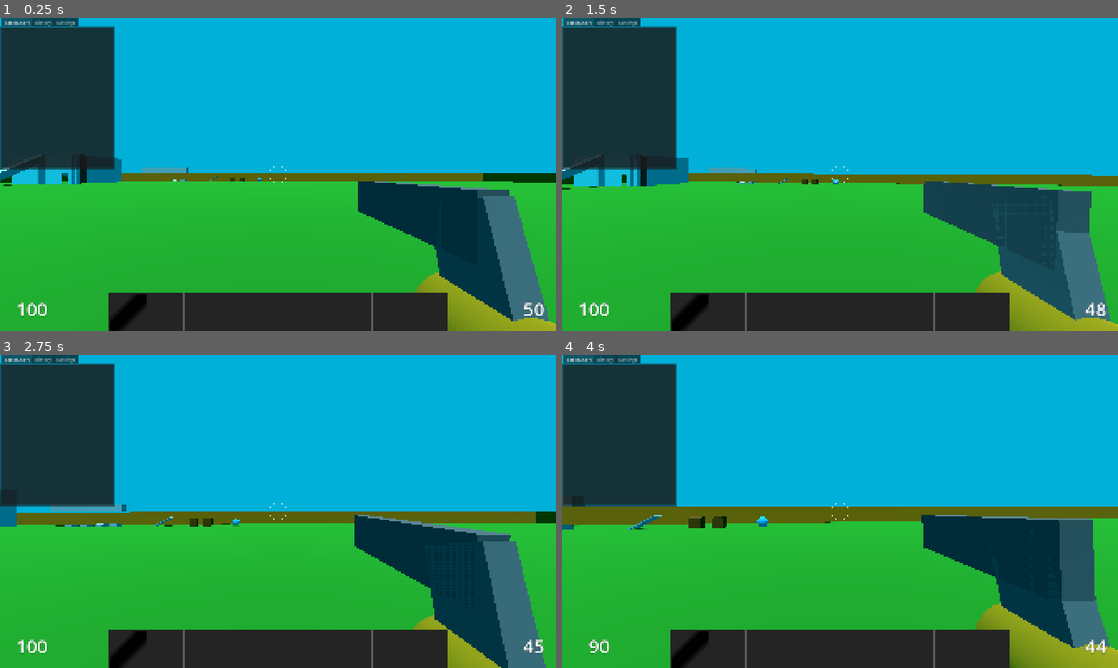
Above: before the commit, frames 1-4 (two rows, left to right).
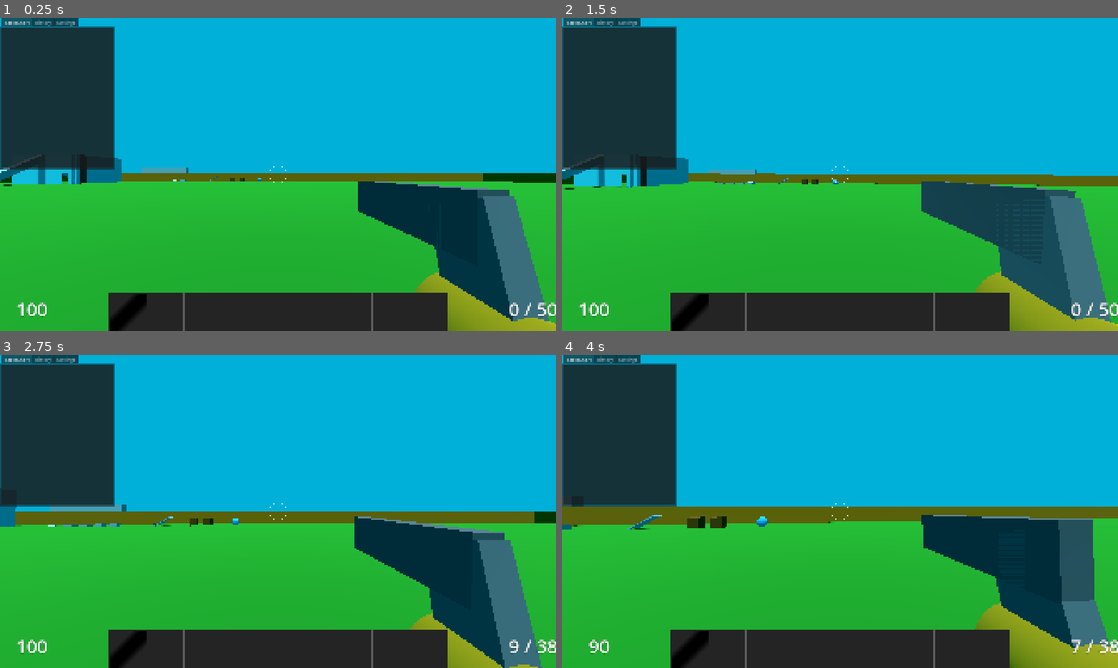
Above: after the commit, the same moments.

Repository: janisl/rpg-core
Game: Godot game, scene res://systems/main_scene.tscn
Two runs of this game, one before a commit and one after it. Both use one fixed random seed, a clock stepped at 60 frames per second and the inputs below.
Inputs (mouse positions are in pixels of both pictures, inside the frame that each line leads up to):
- Up to frame 1 (0.25 s): no input
- Up to frame 2 (1.5 s): move the mouse to (867, 174) at 0.52 s; press the mouse at (867, 174) at 0.53 s; hold W (forward) from 0.53 s (still down); tap Space (jump) at 0.77 s; move the mouse to (812, 174) at 1.27 s; release the mouse at (812, 174) at 1.28 s; tap Shift (crouch) at 1.35 s
- Up to frame 3 (2.75 s): keep holding W (forward); tap Space (jump) at 1.52 s; click (250, 511) at 1.55 s; move the mouse to (289, 505) at 2.02 s; press the mouse at (289, 505) at 2.03 s
- Up to frame 4 (4 s): keep holding W (forward); move the mouse to (834, 517) at 2.77 s; release the mouse at (834, 517) at 2.78 s; tap Ctrl (sprint) at 2.85 s; tap Space (jump) at 3.02, 3.77 s; click (834, 517) at 3.05 s; move the mouse to (878, 514) at 3.52 s; hold Z (test) from 3.53 s (still down); click (878, 514) at 3.8 s

The runs differ from the first frame. In frame 1, 0.2% of the frame differs, in the area x 91-100%, y 90-96%; in frame 2, 1.4%; in frame 3, 1.4%, in the area x 0-100%, y 42-100%; in frame 4, 0.3%.

Commit message:
Change weapons to use magazines, add reload state.

Diff:
--- a/actors/player/components/weapon_controller.gd
+++ b/actors/player/components/weapon_controller.gd
@@ -96,7 +96,8 @@
 		current_weapon.update(
 				camera.global_position,
 				-camera.global_transform.basis.z,
-				Input.is_action_pressed("primary_fire"))
+				Input.is_action_pressed("primary_fire"),
+				Input.is_action_just_pressed("reload"))
 
 
 func switch_weapon(item_stack: ItemStack) -> void:
--- a/items/weapons/weapon.gd
+++ b/items/weapons/weapon.gd
@@ -3,11 +3,15 @@
 
 signal weapon_idle
 signal weapon_fired
+signal weapon_reload_started
 signal bullet_fired(target_position: Vector3)
+
+const MAGAZINE_KEY := "magazine_ammo"
 
 var _weapon_data: WeaponData
 
 var _fire_rate_timer := 0.0
+var _reload_timer := 0.0
 
 @onready var state_chart: StateChart = $StateChart
 
@@ -18,11 +22,29 @@
 	_weapon_data = _item_stack.item as WeaponData
 
 
+func _get_magazine_ammo() -> int:
+	return _item_stack.metadata.get(MAGAZINE_KEY, 0)
+
+
+func _set_magazine_ammo(value: int) -> void:
+	_item_stack.metadata[MAGAZINE_KEY] = value
+	if _owner_inventory:
+		_owner_inventory.changed.emit()
+
+
+func _get_reserve_ammo() -> int:
+	if not _owner_inventory:
+		return _weapon_data.magazine_size
+
+	return _owner_inventory.get_available_amount(_weapon_data.ammo_type)
+
+
 func _has_ammo() -> bool:
-	if not _owner_inventory:
-		return true
+	return _get_magazine_ammo() > 0
 
-	return _owner_inventory.get_available_amount(_weapon_data.ammo_type) > 0
+
+func _can_reload() -> bool:
+	return _get_magazine_ammo() < _weapon_data.magazine_size and _get_reserve_ammo() > 0
 
 
 func _can_fire() -> bool:
@@ -33,8 +55,7 @@
 	if not _can_fire():
 		return
 
-	if _owner_inventory:
-		_owner_inventory.remove_item(_weapon_data.ammo_type, 1)
+	_set_magazine_ammo(_get_magazine_ammo() - 1)
 	weapon_fired.emit()
 
 	_fire_rate_timer = 1.0 / _weapon_data.fire_rate
@@ -46,16 +67,28 @@
 	pass
 
 
+func _finish_reload() -> void:
+	var amount := mini(_weapon_data.magazine_size - _get_magazine_ammo(), _get_reserve_ammo())
+	if _owner_inventory:
+		_owner_inventory.remove_item(_weapon_data.ammo_type, amount)
+	_set_magazine_ammo(_get_magazine_ammo() + amount)
+
+
 func _on_idle_state_entered() -> void:
 	weapon_idle.emit()
 
 
 func _on_idle_state_processing(_delta: float) -> void:
+	if not _has_ammo():
+		state_chart.send_event("onReload" if _can_reload() else "onEmpty")
+		return
+
+	if _reload_pressed and _can_reload():
+		state_chart.send_event("onReload")
+		return
+
 	if _attack_just_pressed and _can_fire():
 		state_chart.send_event("onFiring")
-
-	if not _has_ammo():
-		state_chart.send_event("onEmpty")
 
 
 func _on_firing_state_entered() -> void:
@@ -69,7 +102,7 @@
 			return
 
 	if not _has_ammo():
-		state_chart.send_event("onEmpty")
+		state_chart.send_event("onIdle")
 		return
 
 	if _weapon_data.is_automatic:
@@ -81,8 +114,27 @@
 	state_chart.send_event("onIdle")
 
 
+func _on_reloading_state_entered() -> void:
+	_reload_timer = _weapon_data.reload_time
+	weapon_reload_started.emit()
+
+
+func _on_reloading_state_processing(delta: float) -> void:
+	_reload_timer -= delta
+	if _reload_timer > 0.0:
+		return
+
+	_finish_reload()
+	state_chart.send_event("onIdle")
+
+
 func _on_empty_state_entered() -> void:
 	print("Weapon empty!")
+
+
+func _on_empty_state_processing(_delta: float) -> void:
+	if _can_reload():
+		state_chart.send_event("onIdle")
 
 
 func _get_spread_delta(spread: float) -> Vector3:
--- a/items/weapons/weapon.tscn
+++ b/items/weapons/weapon.tscn
@@ -35,6 +35,21 @@
 event = &"onEmpty"
 delay_in_seconds = "0.0"
 
+[node name="OnReload" type="Node" parent="StateChart/Root/Idle" parent_id_path=PackedInt32Array(1881439388) index="2" unique_id=1734920581]
+script = ExtResource("3_yteyy")
+to = NodePath("../../Reloading")
+event = &"onReload"
+delay_in_seconds = "0.0"
+
+[node name="Reloading" type="Node" parent="StateChart/Root" parent_id_path=PackedInt32Array(458852534) index="3" unique_id=902318467]
+script = ExtResource("3_fqqk5")
+
+[node name="OnIdle" type="Node" parent="StateChart/Root/Reloading" index="0" unique_id=1488203915]
+script = ExtResource("3_yteyy")
+to = NodePath("../../Idle")
+event = &"onIdle"
+delay_in_seconds = "0.0"
+
 [node name="Empty" type="Node" parent="StateChart/Root" parent_id_path=PackedInt32Array(458852534) index="2" unique_id=1318988179]
 script = ExtResource("3_fqqk5")
 
@@ -49,3 +64,6 @@
 [connection signal="state_entered" from="StateChart/Root/Firing" to="." method="_on_firing_state_entered"]
 [connection signal="state_processing" from="StateChart/Root/Firing" to="." method="_on_firing_state_processing"]
 [connection signal="state_entered" from="StateChart/Root/Empty" to="." method="_on_empty_state_entered"]
+[connection signal="state_processing" from="StateChart/Root/Empty" to="." method="_on_empty_state_processing"]
+[connection signal="state_entered" from="StateChart/Root/Reloading" to="." method="_on_reloading_state_entered"]
+[connection signal="state_processing" from="StateChart/Root/Reloading" to="." method="_on_reloading_state_processing"]
--- a/items/wieldable.gd
+++ b/items/wieldable.gd
@@ -9,6 +9,7 @@
 var _forward_direction := Vector3.ZERO
 var _attack_pressed := false
 var _attack_just_pressed := false
+var _reload_pressed := false
 
 func initialize(own: Actor, inventory: Inventory, stack: ItemStack) -> void:
 	_item_owner = own
@@ -19,8 +20,10 @@
 func update(
 		position: Vector3,
 		direction: Vector3,
-		atk_pressed: bool) -> void:
+		atk_pressed: bool,
+		rld_pressed := false) -> void:
 	_from_position = position
 	_forward_direction = direction
 	_attack_just_pressed = atk_pressed and not _attack_pressed
 	_attack_pressed = atk_pressed
+	_reload_pressed = rld_pressed
--- a/ui/player_hud/player_hud.gd
+++ b/ui/player_hud/player_hud.gd
@@ -45,4 +45,6 @@
 		return
 
 	ammo_label.visible = true
-	ammo_label.text = str(_player.inventory.get_available_amount(weapon.item.ammo_type))
+	var magazine: int = weapon.metadata.get(Weapon.MAGAZINE_KEY, 0)
+	var reserve := _player.inventory.get_available_amount(weapon.item.ammo_type)
+	ammo_label.text = "%d / %d" % [magazine, reserve]
